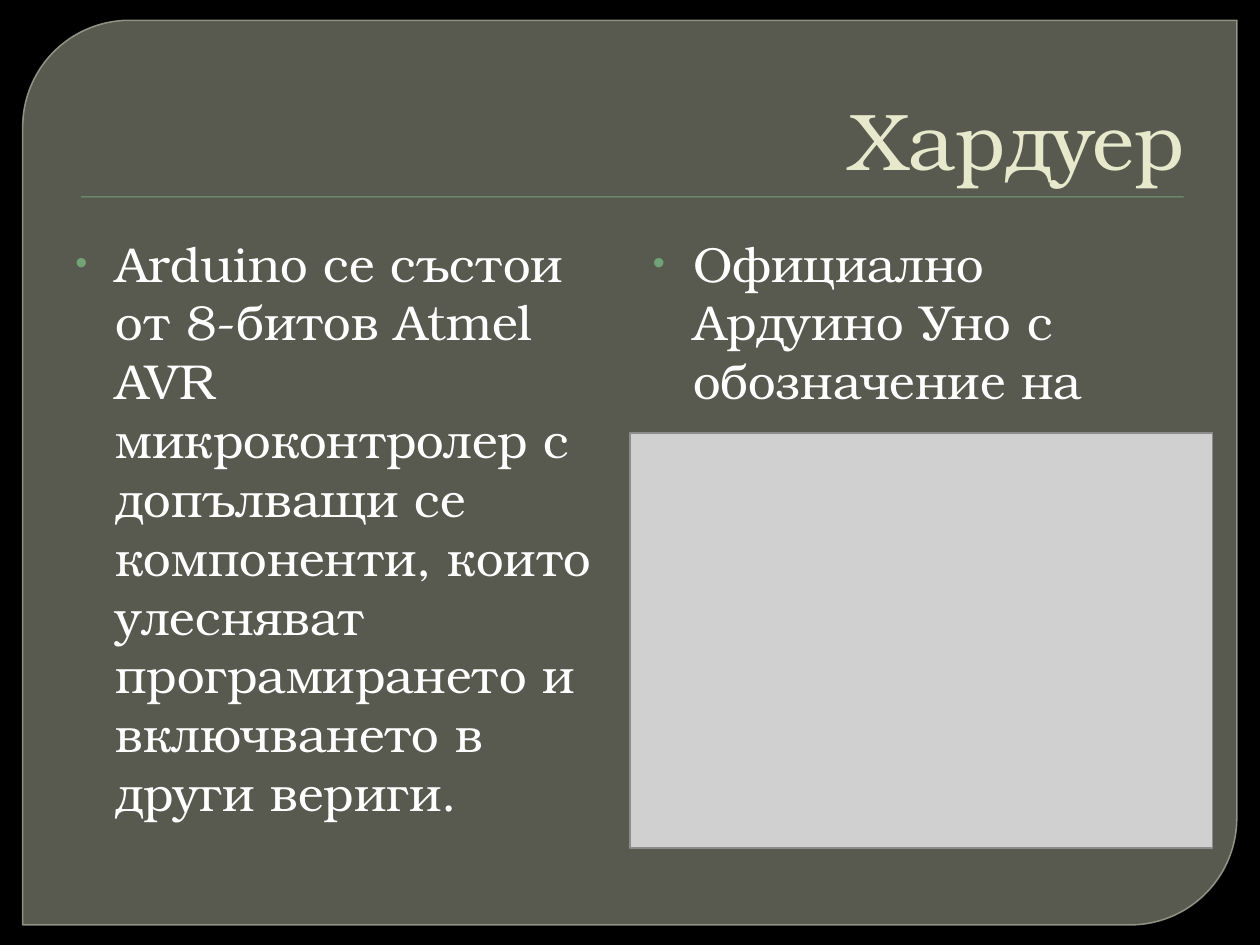
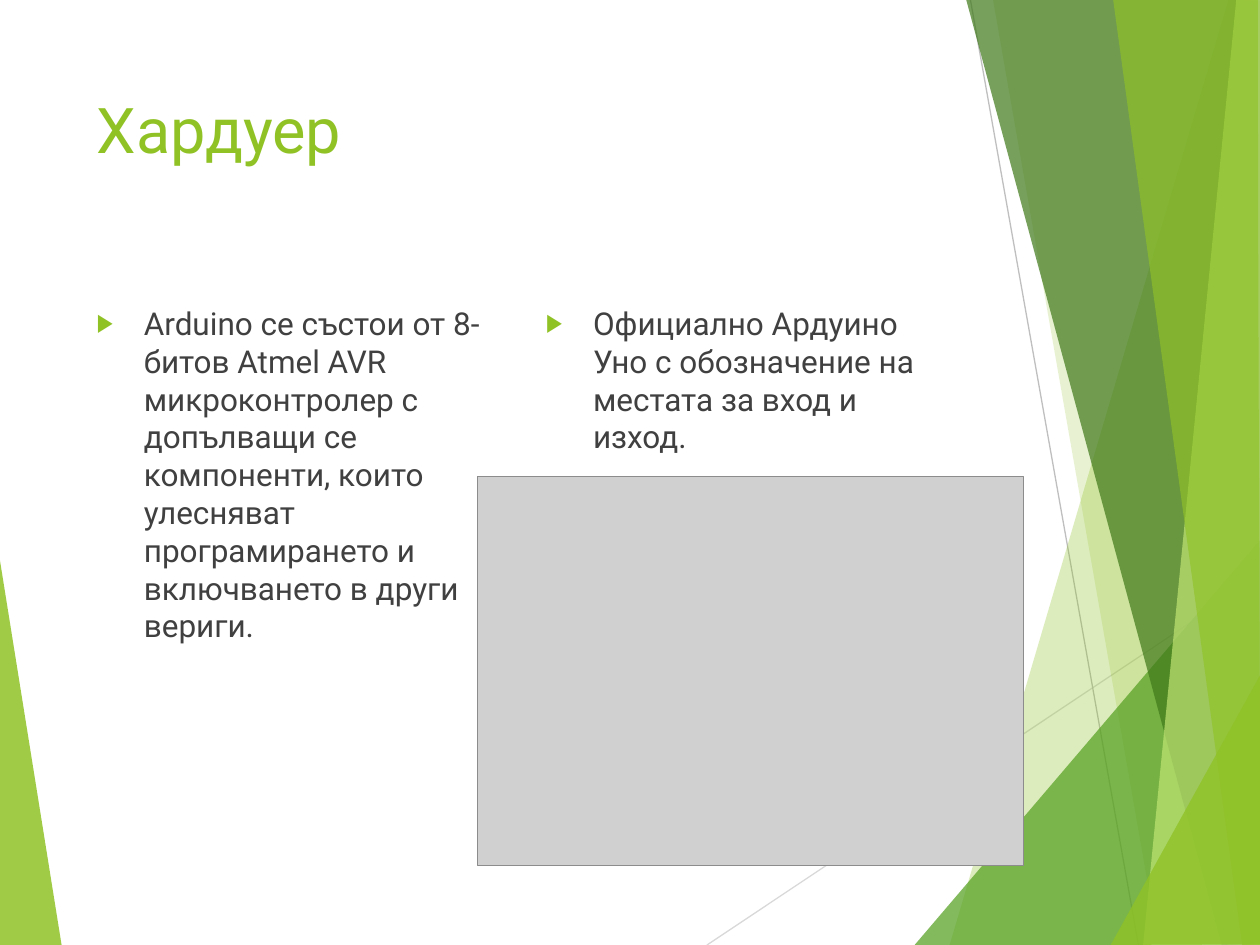
Before and after one commit to IvanovvAlex/School-Education, a slide deck: slide 4 of EmbeddedSystems/Arduino.pptx. Drawn at 1260x945 pixels with LibreOffice and Linux fonts; fonts in the diff are those of the drawing; grey boxes stand for pictures; background and template pictures are left out. Boxes give left, top, right and bottom in pixels: in the first picture for what was removed or moved away, otherwise in the second. Text is boxed around its words. In the diff, an @@ line names an element or a change of style, - is before the commit and + after.

```diff
--- a/EmbeddedSystems/Arduino.pptx
+++ b/EmbeddedSystems/Arduino.pptx
@@ background picture (left out) to #FFFFFF @@
@@ round diag rect removed at bbox=[23, 20, 1237, 925] @@
@@ title "Хардуер": place and size @@
-title "Хардуер" at bbox=[849, 115, 1184, 189]
+title "Хардуер" at bbox=[97, 108, 342, 167]
@@ title "Хардуер" at bbox=[97, 108, 342, 167]: size 46 to 36 pt, font TeX Gyre Bonum to Roboto, text colour #E7EACB to #90C226; alignment right to left; indent changed; vertical alignment bottom to top @@
@@ rectangle removed at bbox=[81, 197, 1183, 198] @@
@@ text "Arduino се състои от 8-битов ...": place and size @@
-text "Arduino се състои от 8-битов ..." at bbox=[116, 247, 591, 823]
+text "Arduino се състои от 8-битов ..." at bbox=[144, 311, 479, 644]
@@ text "Arduino се състои от 8-битов ..." at bbox=[144, 311, 479, 644]: size 28 to 18 pt, font TeX Gyre Bonum to Roboto, text colour #FFFFFF to #404040; bullet • to ▶; more space between paragraphs; bullet colour #72A376 to #90C226 @@
@@ text "Официално Ардуино Уно с обозначение ..." at bbox=[593, 311, 914, 453]: size 28 to 18 pt, font TeX Gyre Bonum to Roboto, text colour #FFFFFF to #404040; bullet • to ▶; more space between paragraphs; bullet colour #72A376 to #90C226 @@
@@ text "Официално Ардуино Уно с обозначение ...": place and size @@
-text "Официално Ардуино Уно с обозначение ..." at bbox=[693, 247, 1133, 434]
+text "Официално Ардуино Уно с обозначение ..." at bbox=[593, 311, 914, 453]
@@ picture: place and size @@
-picture at bbox=[630, 433, 1212, 848]
+picture at bbox=[478, 476, 1023, 866]
@@ group added at bbox=[0, 0, 1260, 945]: 8 freeform shapes, 2 lines @@
```
Also in this commit, not shown: 9 other slides changed, 1 slide added, 1 slide removed.
